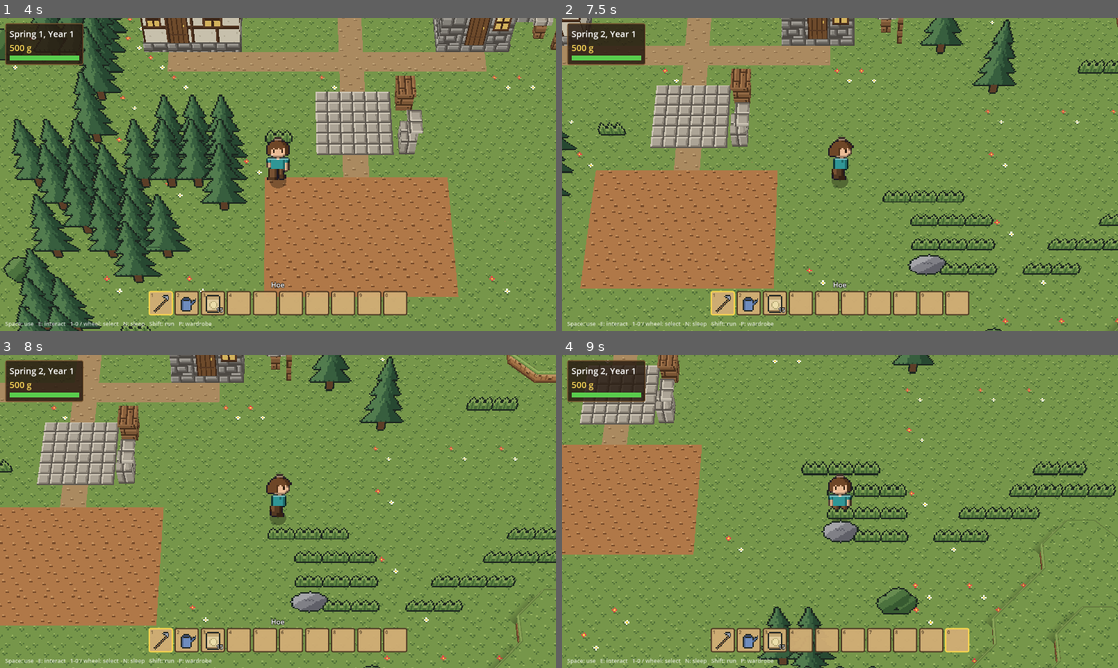
Above: before the commit, frames 1-4 (two rows, left to right).
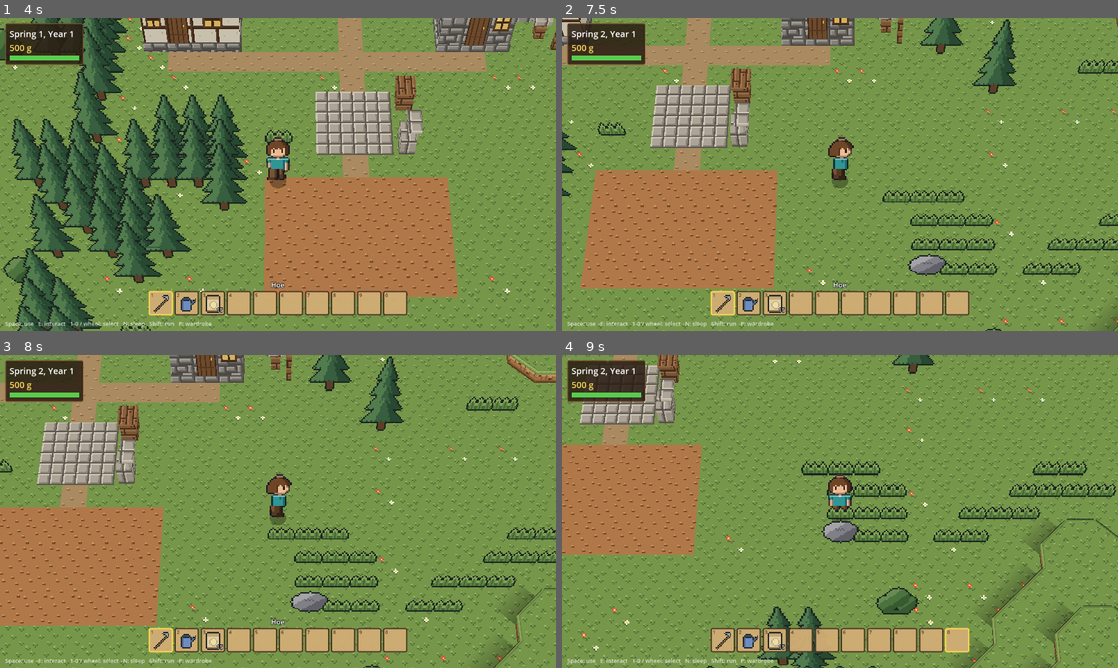
Above: after the commit, the same moments.

Repository: grimechristopher/procedural-game
Game: Godot game, scene res://scenes/main.tscn
The game is run twice, just before and just after one commit, with the same random seed, the same clock (stepped at 60 frames per second) and the same inputs.
Inputs (mouse positions are in pixels of both pictures, inside the frame that each line leads up to):
- Up to frame 1 (4 s): tap Enter (ui_accept) at 0.5, 0.77, 1.52, 3.02, 3.77 s; move the mouse to (250, 237) at 0.52 s; hold Mouse wheel down (hotbar_next) 0.53-1.28 s; hold W (move_up) 0.53-2.03 s; click (250, 237) at 0.67 s; move the mouse to (444, 221) at 1.27 s; tap Mouse wheel up (hotbar_prev) at 1.35 s; move the mouse to (111, 127) at 2.02 s; hold E (interact) 2.03-2.78 s; hold A (move_left) 2.03-3.53 s; move the mouse to (305, 174) at 2.77 s; tap R (regenerate) at 2.85 s; click (305, 174) at 2.92 s; move the mouse to (194, 96) at 3.52 s; hold S (move_down) from 3.53 s (still down); hold Shift (run) from 3.53 s (still down)
- Up to frame 2 (7.5 s): move the mouse to (962, 158) at 4.27 s; release S (move_down) at 4.28 s; release Shift (run) at 4.28 s; hold D (move_right) 4.28-5.03 s; tap N (sleep) at 4.35 s; tap Enter (ui_accept) at 4.52, 6.02, 6.77 s; move the mouse to (728, 190) at 5.02 s; hold W (move_up) 5.03-5.78 s; hold Space (use_tool) 5.03-5.78 s; click (728, 190) at 5.17 s; move the mouse to (895, 105) at 5.77 s; hold D (move_right) from 5.78 s (still down); tap P (wardrobe) at 5.85 s; move the mouse to (812, 237) at 6.52 s; tap X at 6.6 s; move the mouse to (1006, 221) at 7.27 s; tap C at 7.35 s; click (1006, 221) at 7.42 s
- Up to frame 3 (8 s): keep holding D (move_right); tap Enter (ui_accept) at 7.52 s
- Up to frame 4 (9 s): move the mouse to (673, 464) at 8.02 s; release D (move_right) at 8.03 s; hold S (move_down) 8.03-8.78 s; tap 1 at 8.1 s; move the mouse to (867, 511) at 8.77 s; hold A (move_left) from 8.78 s (still down); tap 0 at 8.85 s

Frame 1 is identical in both runs. In frame 2, less than 0.1% of the frame differs, in the area x 96-100%, y 93-100%; in frame 3, 0.3%; in frame 4, 0.7%, in the area x 71-100%, y 52-100%.

Commit message:
Show drops behind cliffs that face away from the camera
North-facing cliffs hide their face and the ground at their foot, so their
lip gets a dark rim and their shadow reaches past the hidden ground.

Co-Authored-By: Claude Opus 5.5 <noreply@anthropic.com>
Claude-Session: https://claude.ai/code/session_01QBAyNdiLYtBbpQzeaWaTYf

Diff:
--- a/scripts/edges.gd
+++ b/scripts/edges.gd
@@ -28,6 +28,11 @@
 const FACE_OFFSET := 0.01
 const WATER_SURFACE := -0.25
 const SHADOW_WIDTH := 0.45
+## Cliffs facing away from the camera (north) hide their face and the
+## ground at their foot, so their drop gets a dark rim along the lip and a
+## longer shadow reaching out past the hidden ground.
+const RIM_DEPTH := 0.12
+const BACK_SHADOW_REACH := 0.6
 const SHADOW_ALPHA := 0.35
 ## Steps for a lip sweeping round a right-angle corner.
 const CORNER_STEPS := 4
@@ -48,6 +53,8 @@
 	for s in segments:
 		faces += _lip(s.p0, s.p1, s.o, s.top, _lip_scale(s))
 		faces.append(_face(s))
+		if s.o.y < -0.3:
+			faces.append(_rim(s))
 		if not s.water:
 			_shadow(shadow, s)
 	faces += _corners(segments)
@@ -212,12 +219,32 @@
 	return HALF_CLIFF_LIP if s.top - s.bottom <= 0.5 else 1.0
 
 
+## The dark rim along the far edge of a cliff facing away from the camera:
+## a strip hanging just behind the lip, facing back toward the camera, so it
+## outlines the drop against the lower ground beyond.
+static func _rim(s: Dictionary) -> Array:
+	var out: Vector2 = s.o * (LIP[3].x * _lip_scale(s) + FACE_OFFSET)
+	var top: float = s.top - 0.02
+	var pts := [_at(s.p0 + out, top), _at(s.p1 + out, top),
+		_at(s.p1 + out, top - RIM_DEPTH), _at(s.p0 + out, top - RIM_DEPTH)]
+	var u0 := _along(s.p0, s.o)
+	var u1: float = u0 + s.p0.distance_to(s.p1)
+	return [pts, Vector3(-s.o.x, 0, -s.o.y), GridWorld.Tex.LIP,
+		[Vector2(u0, 0.8), Vector2(u1, 0.8), Vector2(u1, 0.95), Vector2(u0, 0.95)]]
+
+
 ## A strip of shade on the ground at the foot of a face, fading outward.
+## Behind a cliff facing away from the camera it reaches past the ground the
+## cliff hides, so the drop shows.
 static func _shadow(st: SurfaceTool, s: Dictionary) -> void:
 	var y: float = (s.bottom + 0.004) * GridWorld.BLOCK_HEIGHT
 	var near0 := Vector3(s.p0.x, y, s.p0.y)
 	var near1 := Vector3(s.p1.x, y, s.p1.y)
-	var out := Vector3(s.o.x, 0, s.o.y) * SHADOW_WIDTH
+	var width := SHADOW_WIDTH
+	if s.o.y < -0.3:
+		var hidden: float = (s.top - s.bottom) * GridWorld.BLOCK_HEIGHT / tan(deg_to_rad(GridWorld.CAMERA_PITCH_DEGREES))
+		width = hidden + BACK_SHADOW_REACH
+	var out := Vector3(s.o.x, 0, s.o.y) * width
 	var dark := Color(0, 0, 0, SHADOW_ALPHA)
 	var clear := Color(0, 0, 0, 0)
 	for v in [[near0, dark], [near1, dark], [near1 + out, clear],
